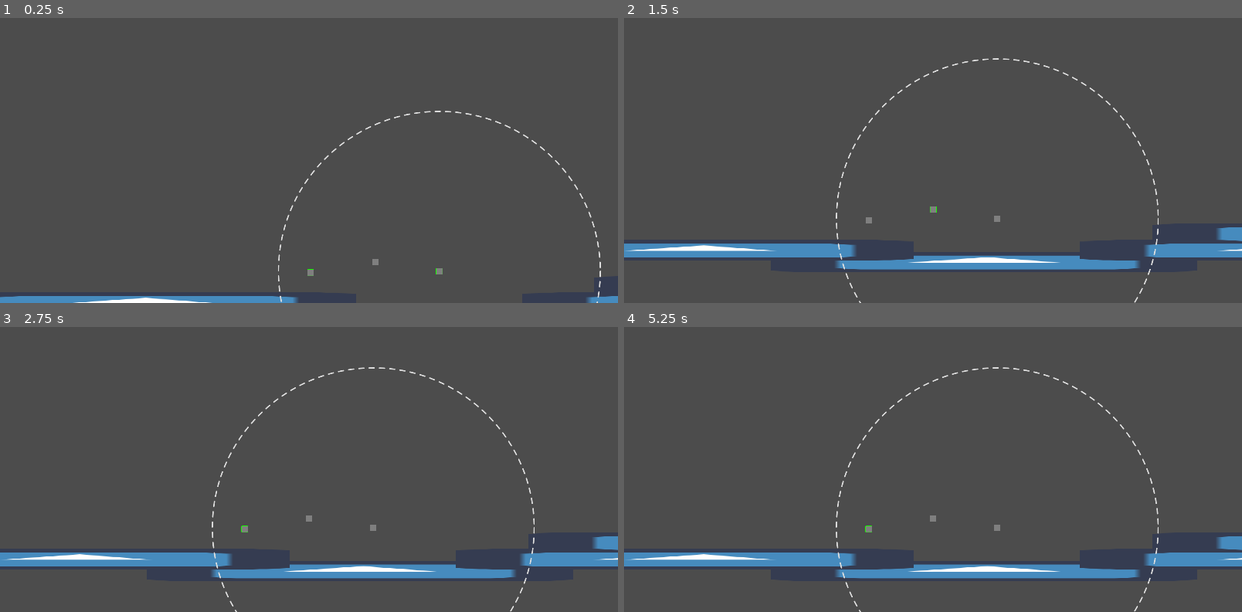
Above: before the commit, frames 1-4 (two rows, left to right).
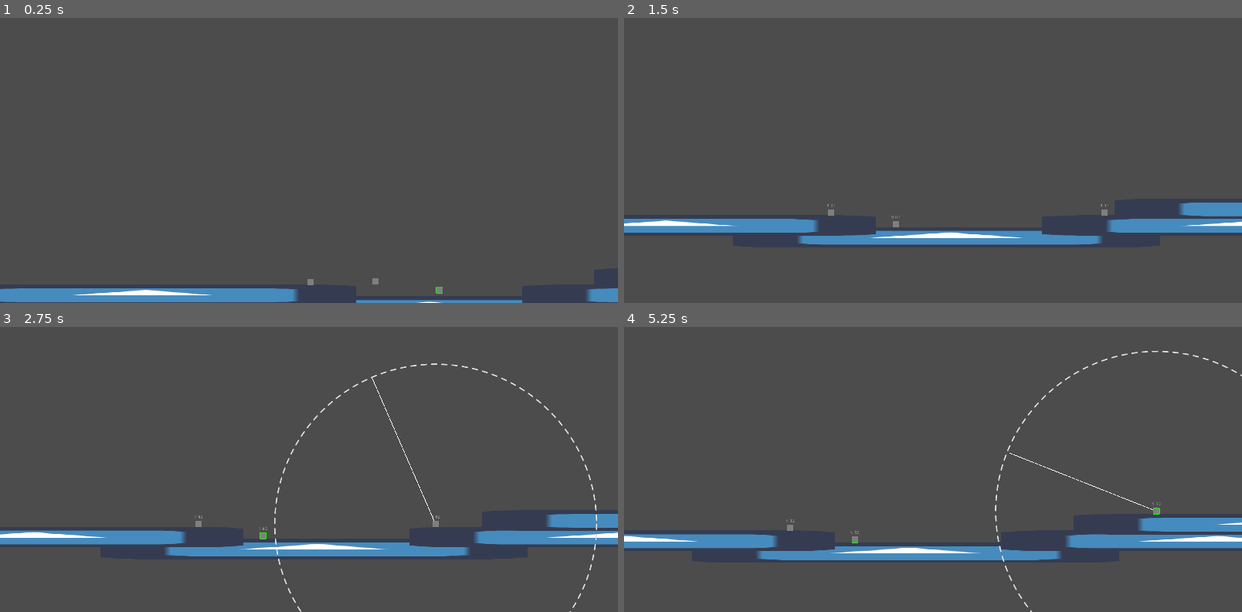
Above: after the commit, the same moments.

Repository: Game-Jammin/GMTK-2021
Game: Godot game, scene res://Game.tscn
Two runs of this game, one before a commit and one after it. Both use one fixed random seed, a clock stepped at 60 frames per second and the inputs below. The engine's default icon, where the game draws it, is replaced by a stand-in: a white triangle on a blue panel in a dark square.
Inputs (mouse positions are in pixels of both pictures, inside the frame that each line leads up to):
- Up to frame 1 (0.25 s): no input
- Up to frame 2 (1.5 s): move the mouse to (883, 234) at 0.52 s; press the mouse at (883, 234) at 0.53 s; hold D (walk_right) from 0.53 s (still down); tap Space (jump) at 0.77 s; move the mouse to (933, 208) at 1.27 s; release the mouse at (933, 208) at 1.28 s; right-click (933, 208) at 1.35 s
- Up to frame 3 (2.75 s): tap Space (jump) at 1.52 s; move the mouse to (370, 361) at 2.02 s; release D (walk_right) at 2.03 s; press the mouse at (370, 361) at 2.03 s; hold A (walk_left) from 2.03 s (still down)
- Up to frame 4 (5.25 s): move the mouse to (902, 506) at 2.77 s; release A (walk_left) at 2.78 s; release the mouse at (902, 506) at 2.78 s; hold D (walk_right) 2.78-4.28 s; right-click (902, 506) at 2.85 s; tap Space (jump) at 3.02, 3.77, 4.52 s; move the mouse to (1118, 489) at 3.52 s; press the mouse at (1118, 489) at 3.53 s; move the mouse to (747, 386) at 4.27 s; release the mouse at (747, 386) at 4.28 s; hold A (walk_left) 4.28-5.03 s; right-click (747, 386) at 4.35 s; move the mouse to (963, 438) at 5.02 s; press the mouse at (963, 438) at 5.03 s; hold D (walk_right) from 5.03 s (still down)

The runs differ from the first frame. In frame 1, 2.5% of the frame differs, in the area x 0-100%, y 32-100%; in frame 2, 10%; in frame 3, 11%, in the area x 0-100%, y 12-100%; in frame 4, 10%.
Error before the commit: Parse Error: The identifier "Global" isn't declared in the current scope. (res://characters/Character.gd:24)

Commit message:
Added missing autoload from .project file

Diff:
--- a/project.godot
+++ b/project.godot
@@ -29,6 +29,12 @@
 config/name="GMTK-2021"
 run/main_scene="res://Game.tscn"
 config/icon="res://art/temp/icon.png"
+
+[autoload]
+
+SceneManager="*res://singletons/SceneManager.gd"
+Transition="*res://singletons/Transition.tscn"
+Global="*res://singletons/Global.gd"
 
 [display]
 
